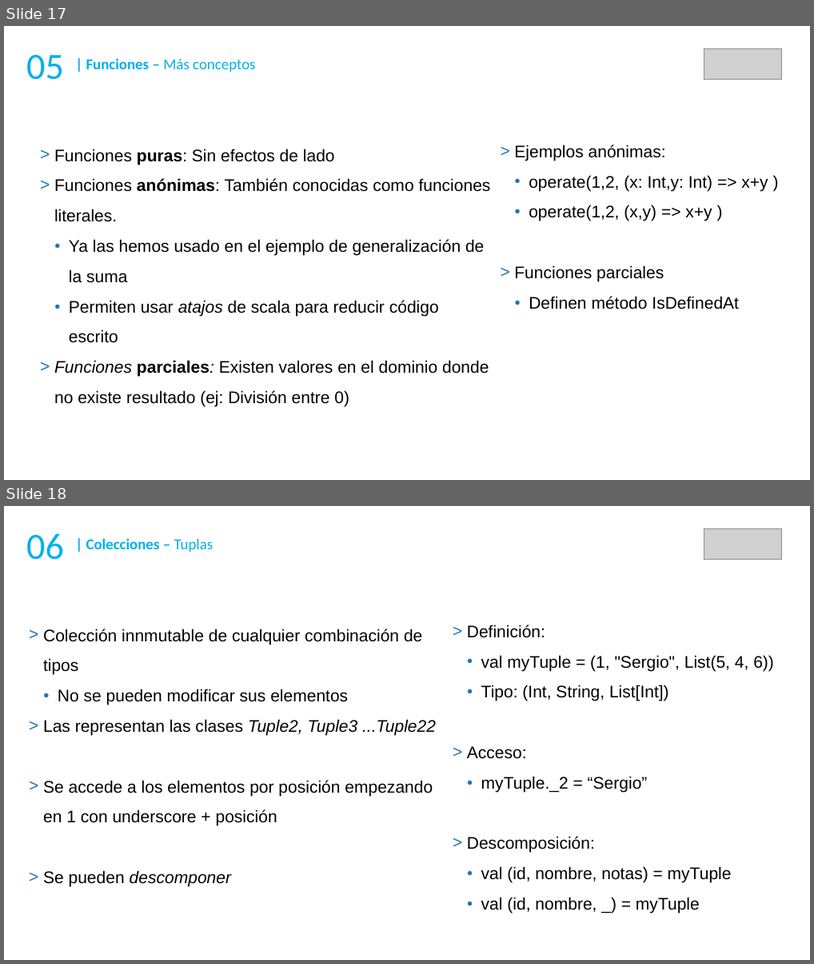
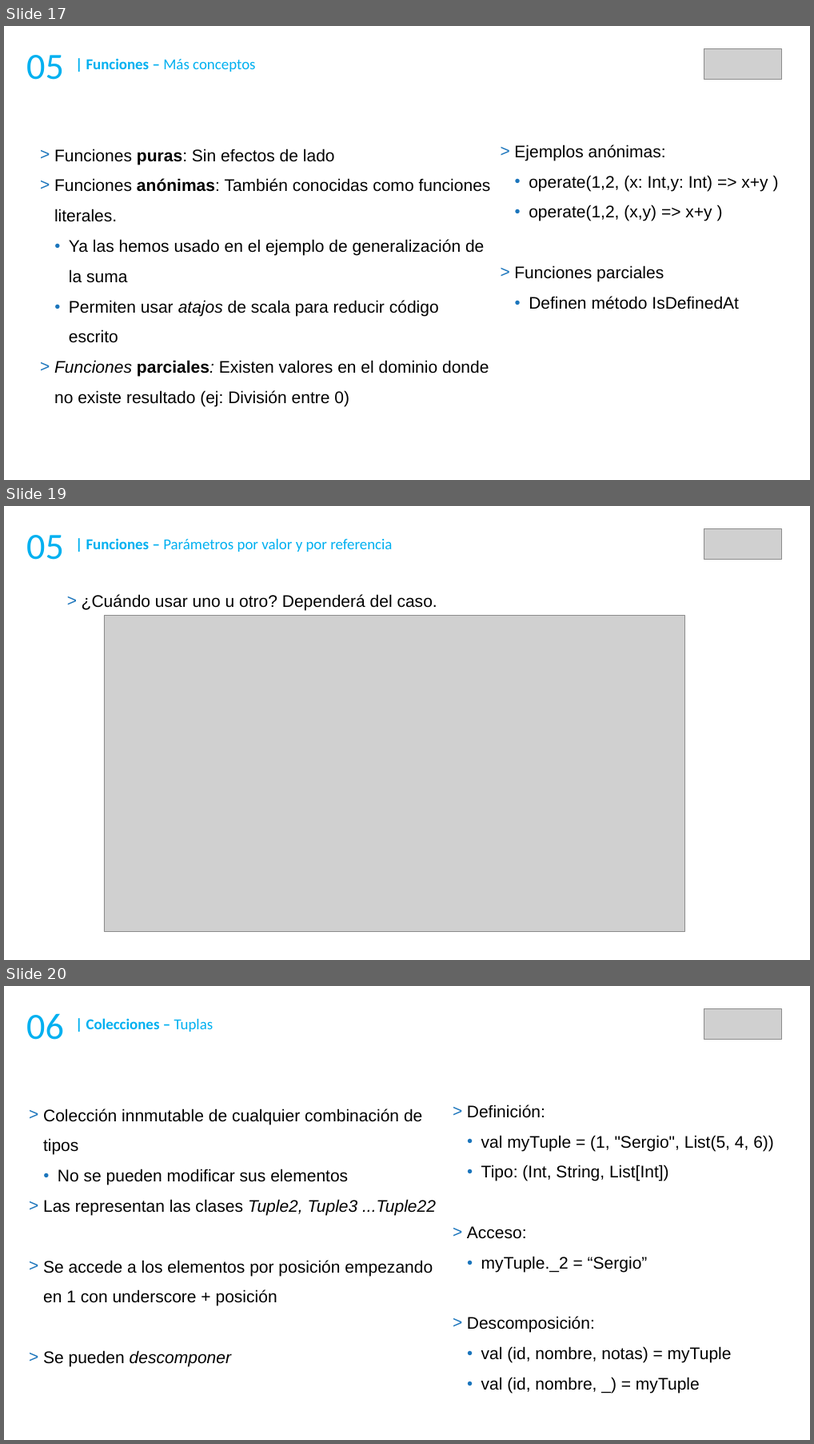
Before and after one commit to DaniGCaff/cursoScalaMay18, a slide deck: guiones/dia1.odp. Shown one above the other, each under a label of ours: slides 17 and 18 before the commit, slides 17, 19 and 20 after it; the slides between them are not shown. The pictures are 814x964 and 814x1444 pixels, drawn with LibreOffice and Linux fonts; fonts in the diff are those of the drawing; grey boxes stand for pictures. Boxes give left, top, right and bottom in pixels: in the first picture for what was removed or moved away, otherwise in the second. Text is boxed around its words. In the diff, an @@ line names an element or a change of style, - is before the commit and + after.

Commit message:
valor y referencia

```diff
--- a/guiones/dia1.odp
+++ b/guiones/dia1.odp
@@ slide 19 added at [4, 506, 810, 960], background #FFFFFF @@
@@ picture added at [705, 529, 782, 560] @@
@@ text added at [26, 535, 64, 560], 44 pt, text #00B0F0 @@
+05
@@ text added at [86, 538, 392, 552], 18 pt, text #00B0F0 @@
+| Funciones – Parámetros por valor y por referencia
@@ text added at [82, 594, 438, 611], 20 pt, text #000000 @@
+> ¿Cuándo usar uno u otro? Dependerá del caso.
@@ picture added at [104, 616, 685, 932] @@
@@ what was slide 18 is now slide 20 @@
```
Also in this commit, not shown: 1 other slide added.
